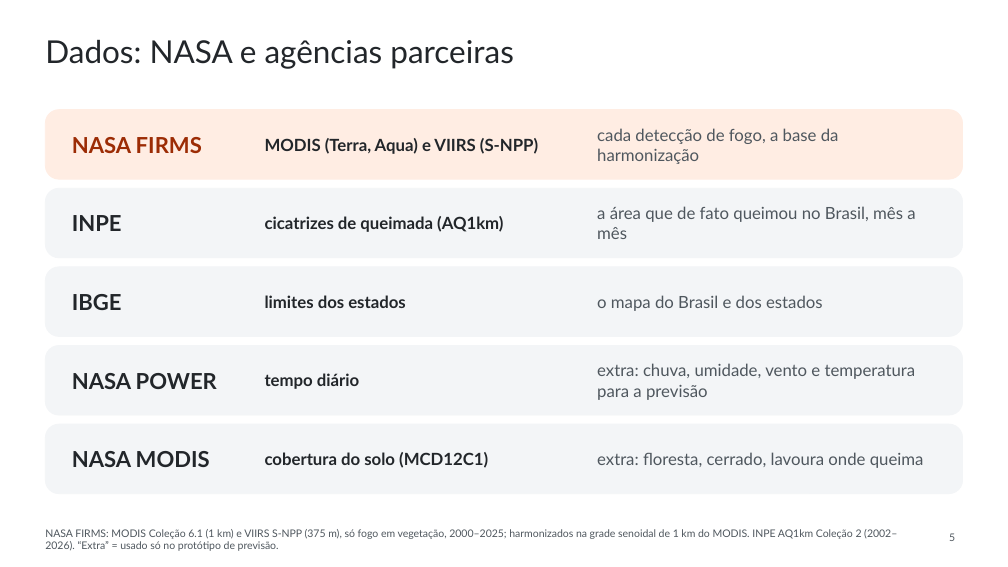
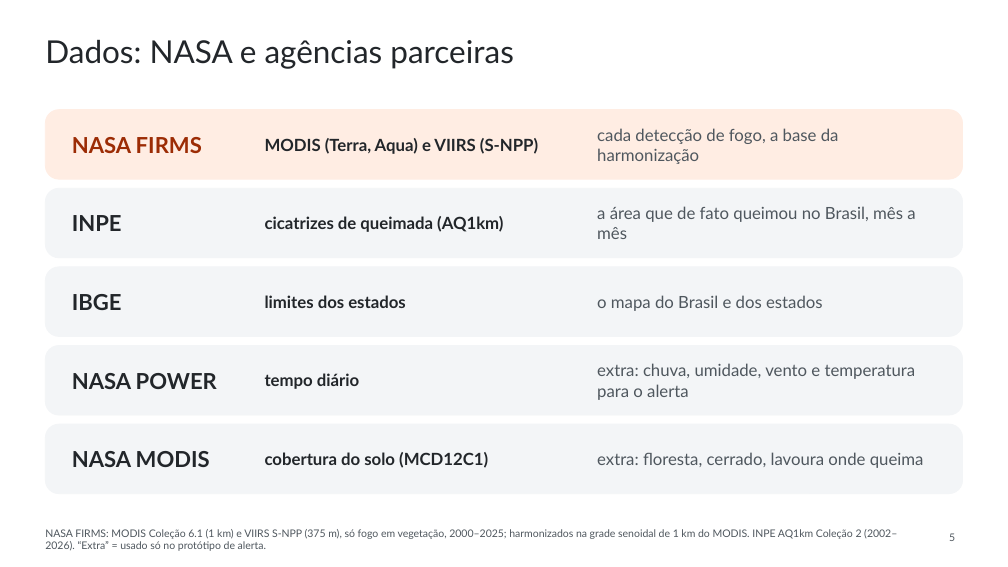
Before and after one commit to WednyFernandes/de-olho-no-fogo, a slide deck: slide 5 of public/apresentacao/de-olho-no-fogo-space-apps-2026-pt.pptx. Drawn at 1008x567 pixels with LibreOffice and Linux fonts; fonts in the diff are those of the drawing. Boxes give left, top, right and bottom in pixels: in the first picture for what was removed or moved away, otherwise in the second. Text is boxed around its words. In the diff, an @@ line names an element or a change of style, - is before the commit and + after.

```diff
--- a/public/apresentacao/de-olho-no-fogo-space-apps-2026-pt.pptx
+++ b/public/apresentacao/de-olho-no-fogo-space-apps-2026-pt.pptx
@@ text at [597, 363, 916, 400]: text changed @@
-extra: chuva, umidade, vento e temperatura para a previsão
+extra: chuva, umidade, vento e temperatura para o alerta
@@ text at [45, 529, 897, 551]: text changed @@
-NASA FIRMS: MODIS Coleção 6.1 (1 km) e VIIRS S-NPP (375 m), só fogo em vegetação, 2000–2025; harmonizados na grade senoidal de 1 km do MODIS. INPE AQ1km Coleção 2 (2002–2026). “Extra” = usado só no protótipo de previsão.
+NASA FIRMS: MODIS Coleção 6.1 (1 km) e VIIRS S-NPP (375 m), só fogo em vegetação, 2000–2025; harmonizados na grade senoidal de 1 km do MODIS. INPE AQ1km Coleção 2 (2002–2026). “Extra” = usado só no protótipo de alerta.
```
Also in this commit, not shown: 3 other slides changed, 4 other files.
